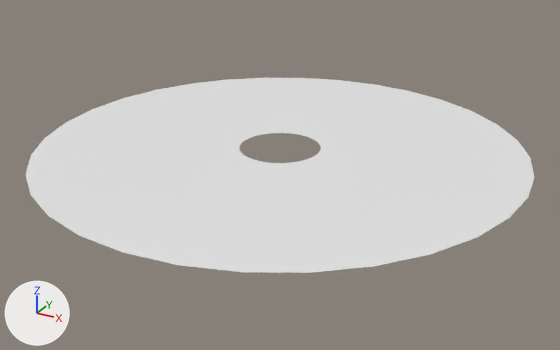
A saved change to the Blender file LD50/Assets/Model/RoundHole.blend.
Before and after are seen from a 50 mm lens placed at (4.29, -7.8, 3.53), pointed at (0.07, -0.12, -0.31). The lights are fixed; the arrows at lower left show +X, +Y and +Z.

Objects in the first picture: 'RoundHole'.
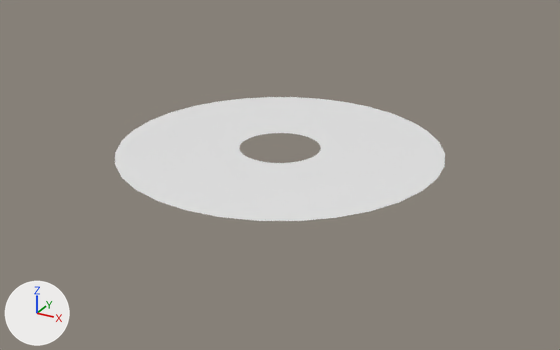
Patch to the scene script:
```diff
--- a/LD50/Assets/Model/RoundHole.blend.py
+++ b/LD50/Assets/Model/RoundHole.blend.py
@@ me_circle_001 @@
 # used by ob_roundhole; location = (0.0, 0.0, 0.0)
-me_circle_001.from_pydata(...)  # 160 vertices, 128 faces; spans x -3.0..3.0, y -3.0..3.0, z 0.0
+me_circle_001.from_pydata(...)  # 160 vertices, 128 faces; spans x -2.0..2.0, y -2.0..2.0, z 0.0
+# me_circle_001 part 1: 18 of the vertices in x 0.0..3.0, y 0.0..3.0, z 0.0 are scaled about their middle by (0.667, 0.667, 1)
+# me_circle_001 part 2: 16 of the vertices in x -3.0..-0.59, y -2.94..0.0, z 0.0 are scaled about their middle by (0.667, 0.667, 1)
+# me_circle_001 part 3: 16 of the vertices in x 0.0..2.94, y -3.0..-0.59, z 0.0 are scaled about their middle by (0.667, 0.667, 1)
+# me_circle_001 part 4: 14 of the vertices in x -2.94..-0.59, y 0.59..2.94, z 0.0 are scaled about their middle by (0.667, 0.667, 1)
```

Boxes [x1, y1, x2, y2] around the edits, measured in the pictures (560 x 350 px; the box of a moved part takes in the faces that stretch with it):
'RoundHole', reshaped (35% narrower, 36% shorter)
    before: [25, 78, 535, 273]
    after: [115, 97, 445, 221]
part 1 of me_circle_001, moved or reshaped
    before: [299, 84, 535, 197]
    after: [299, 102, 445, 179]
part 2 of me_circle_001, moved or reshaped
    before: [25, 109, 252, 235]
    after: [115, 121, 252, 201]
part 3 of me_circle_001, moved or reshaped
    before: [79, 155, 528, 273]
    after: [159, 155, 436, 221]
part 4 of me_circle_001, moved or reshaped
    before: [94, 78, 374, 140]
    after: [150, 97, 347, 140]
